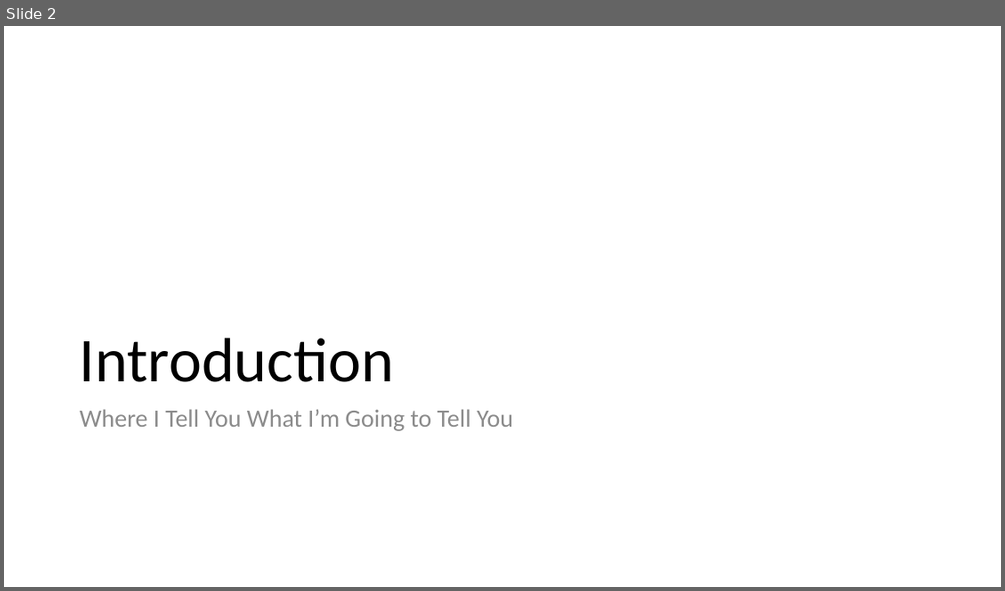
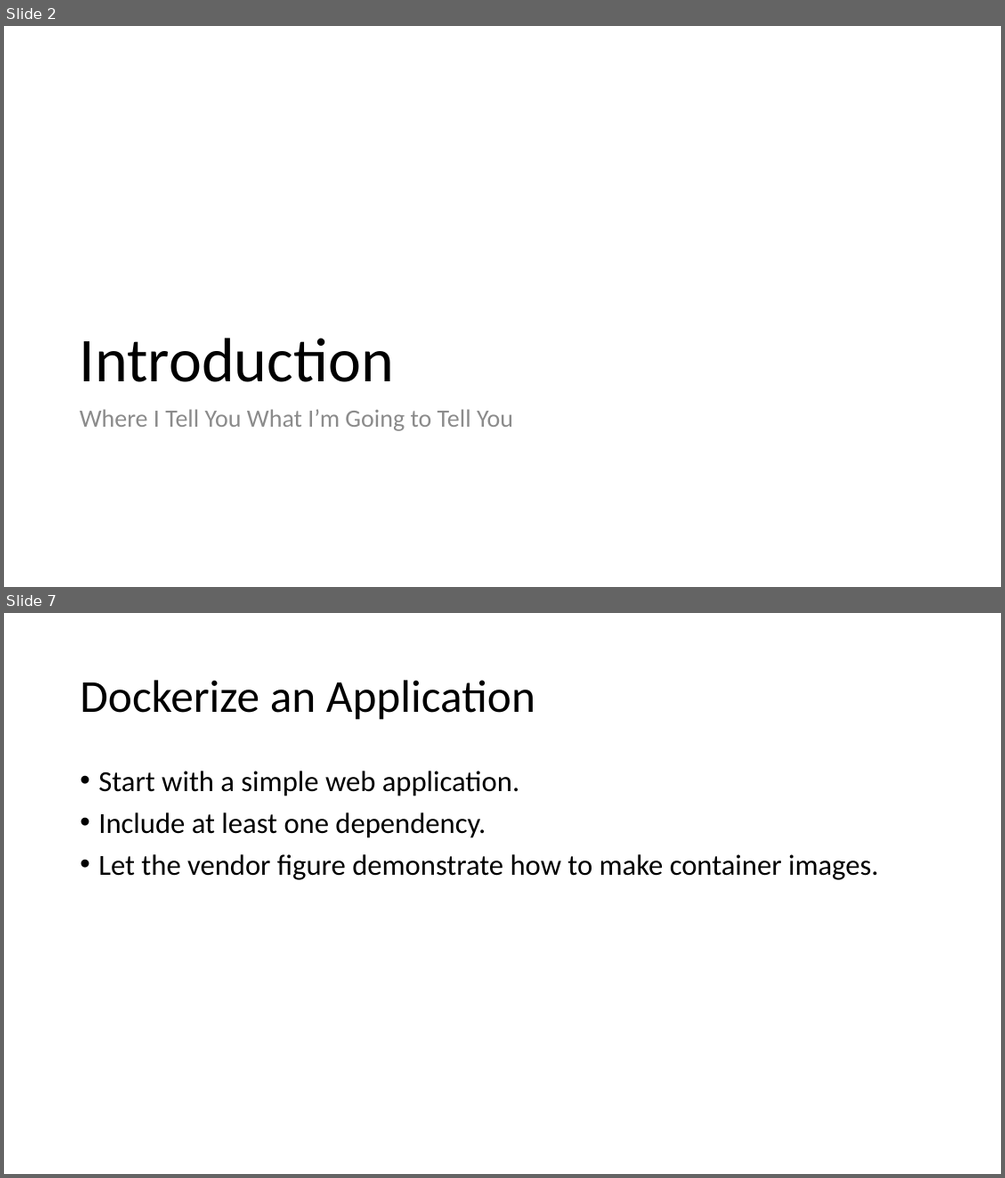
Before and after one commit to EnterpriseProductsLP/docker-straw-man, a slide deck: Docker Proofs of Concept.pptx. Shown one above the other, each under a label of ours: slide 2 before the commit, slides 2 and 7 after it; the slides between them are not shown. The pictures are 1005x591 and 1005x1178 pixels, drawn with LibreOffice and Linux fonts; fonts in the diff are those of the drawing. Boxes give left, top, right and bottom in pixels: in the first picture for what was removed or moved away, otherwise in the second. Text is boxed around its words. In the diff, an @@ line names an element or a change of style, - is before the commit and + after.

```diff
--- a/Docker Proofs of Concept.pptx
+++ b/Docker Proofs of Concept.pptx
@@ slide 7 added at [4,613,1001,1174], background #FFFFFF @@
@@ title added at [80,680,535,720], 44 pt, text #000000 @@
+Dockerize an Application
@@ text added at [98,771,879,880], 28 pt, text #000000 @@
+• Start with a simple web application.
+• Include at least one dependency.
+• Let the vendor figure demonstrate how to make container images.
```
Also in this commit, not shown: 15 other slides added, 1 slide removed.
